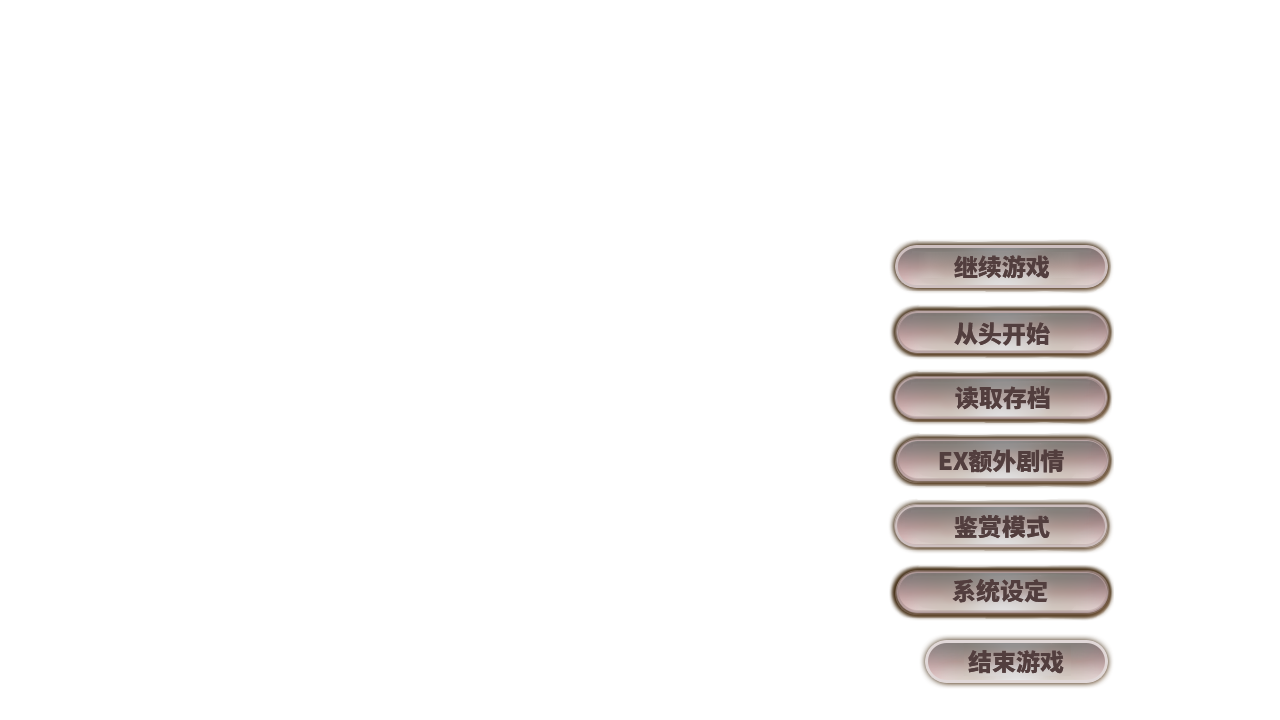
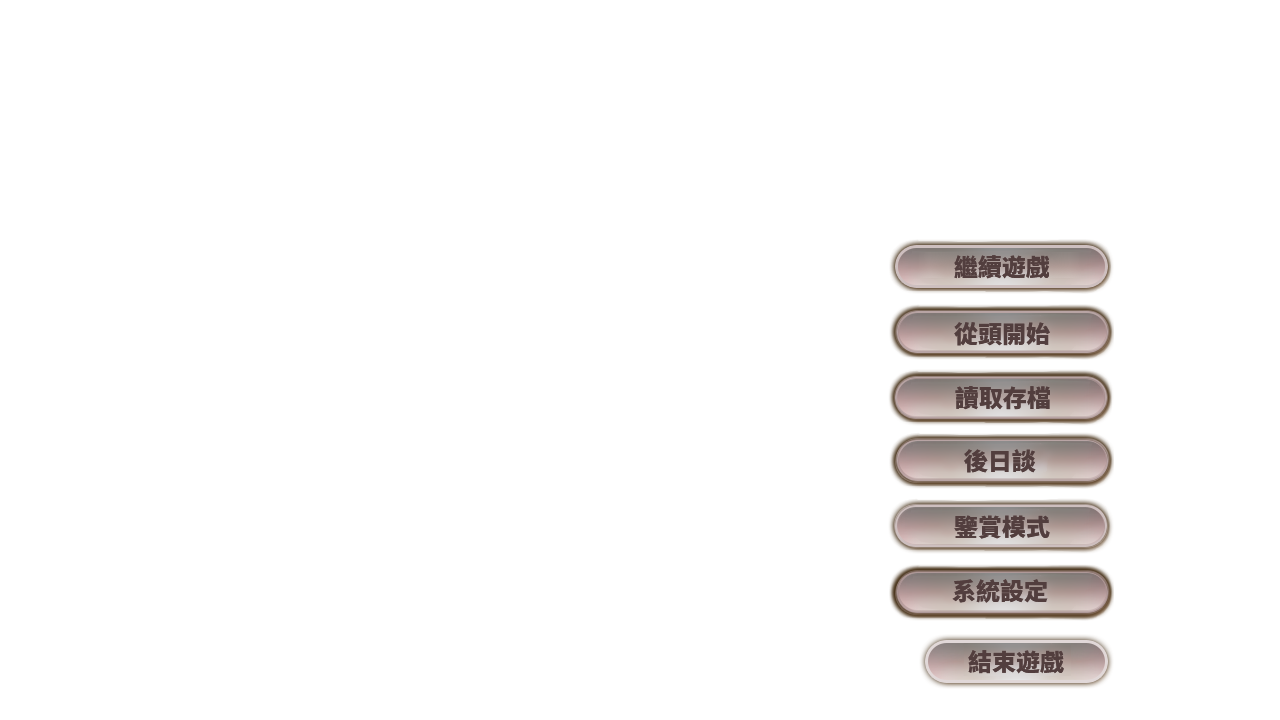
Comparing the layer stacks of the two w=1280, h=720 images. Changes:
renamed "结束游戏" to "結束遊戲", painted on it over [968, 650, 1064, 674]
renamed "鉴赏模式" to "鑒賞模式", painted on it over [954, 515, 1001, 539]
renamed "EX额外剧情" to "後日談", painted on it over [939, 449, 1064, 473]
renamed "从头开始" to "從頭開始", painted on it over [954, 322, 1025, 346]
renamed "继续游戏" to "繼續遊戲", painted on it over [954, 255, 1049, 279]
renamed "读取存档" to "讀取存檔", painted on it over [955, 386, 1050, 410]
renamed "系统设定" to "系統設定", painted on it over [976, 578, 1024, 603]
